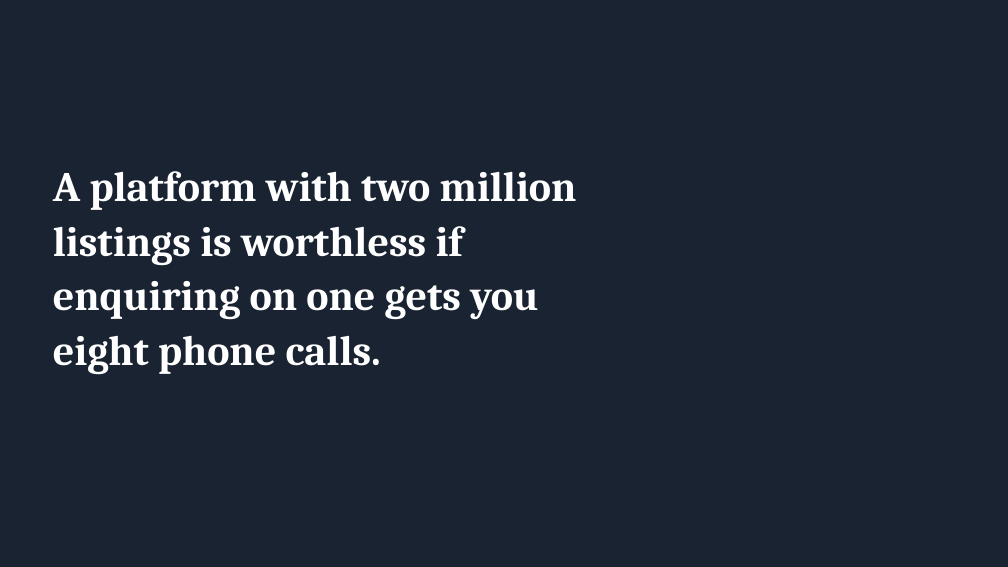
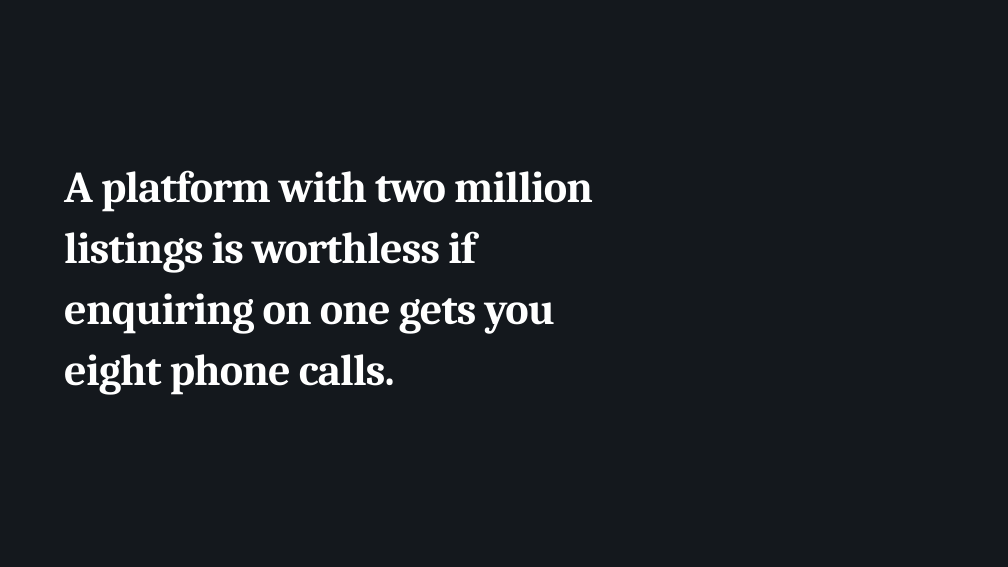
Before and after one commit to productionx-in/OTHO-REALTY, a slide deck: slide 7 of deck/Building_OTHO_ProductionX.pptx. Drawn at 1008x567 pixels with LibreOffice and Linux fonts; fonts in the diff are those of the drawing. Boxes give left, top, right and bottom in pixels: in the first picture for what was removed or moved away, otherwise in the second. Text is boxed around its words. In the diff, an @@ line names an element or a change of style, - is before the commit and + after.

```diff
--- a/deck/Building_OTHO_ProductionX.pptx
+++ b/deck/Building_OTHO_ProductionX.pptx
@@ background #1A2332 to #14181D @@
@@ text "A platform with two million": place and size @@
-text "A platform with two million" at [53,171,577,375]
+text "A platform with two million" at [64,170,593,395]
@@ text "A platform with two million" at [64,170,593,395]: size 40 to 42 pt, letter spacing 0 to -0.8 pt; line spacing 52pt to 58pt @@
```
Also in this commit, not shown: 32 other slides changed, 2 other files.
